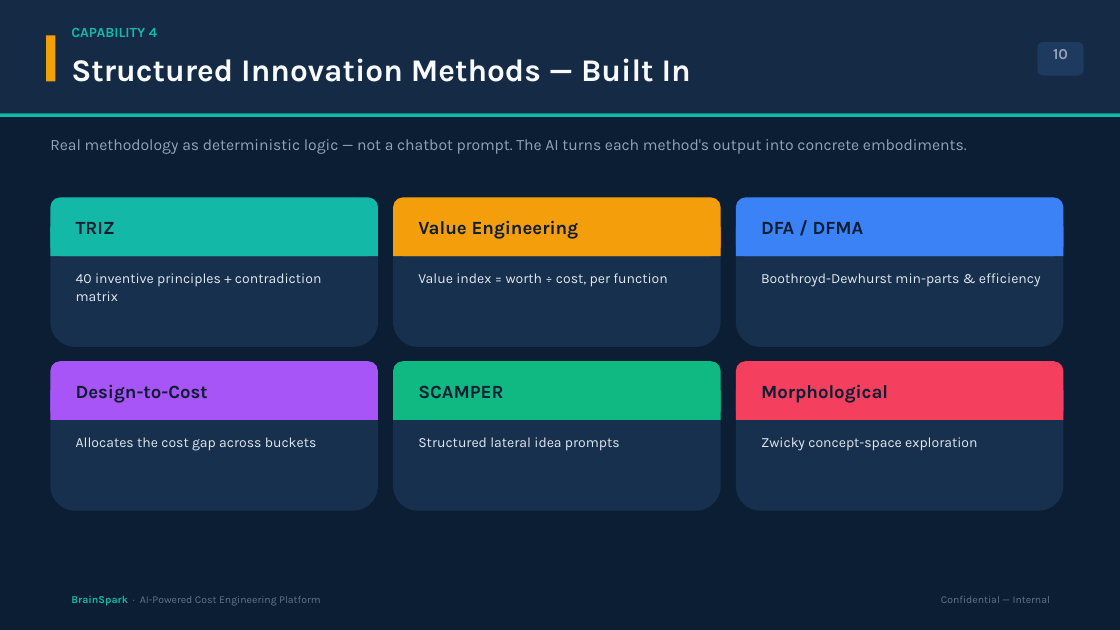
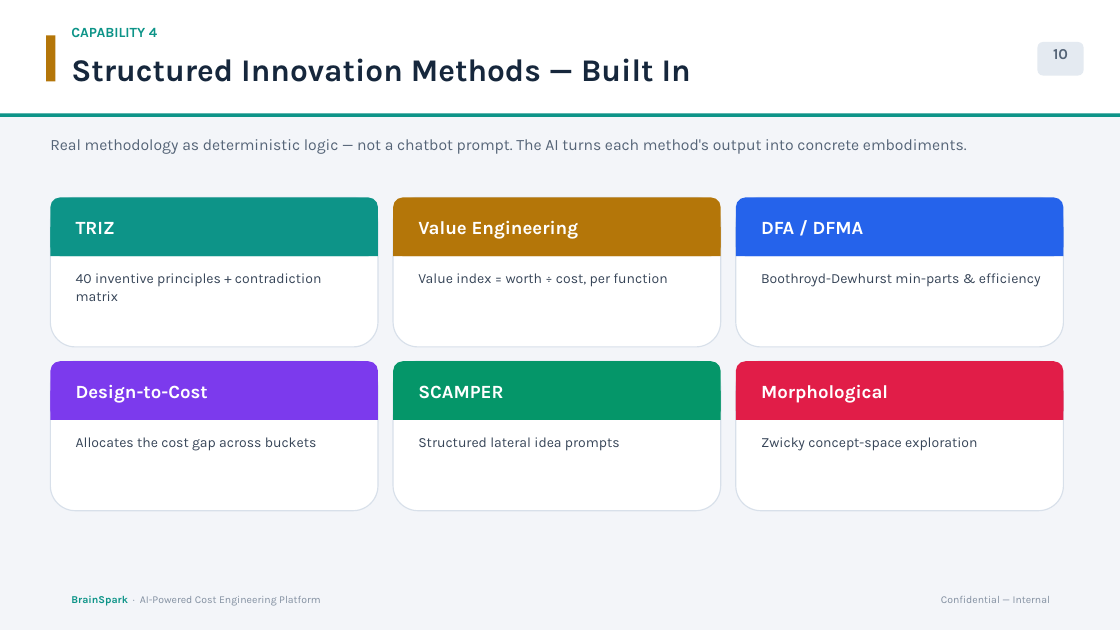
Before and after one commit to bhosaleavinash546/leamington-marathi, a slide deck: slide 10 of BrainSpark_Director_Presentation.pptx. Drawn at 1120x630 pixels with LibreOffice and Linux fonts; fonts in the diff are those of the drawing. Boxes give left, top, right and bottom in pixels: in the first picture for what was removed or moved away, otherwise in the second. Text is boxed around its words. In the diff, an @@ line names an element or a change of style, - is before the commit and + after.

```diff
--- a/BrainSpark_Director_Presentation.pptx
+++ b/BrainSpark_Director_Presentation.pptx
@@ background #0B1E33 to #F3F5F9 @@
@@ rectangle at <box>0,0,1120,113</box>: fill #142A45 to #FFFFFF @@
@@ text "CAPABILITY 4" at <box>71,27,157,37</box>: text colour #14B8A6 to #0D9488 @@
@@ fill #F59E0B to #B47609 in 3 elements at <box>393,197,721,256</box>, <box>393,227,721,256</box>, <box>46,35,55,82</box> @@
@@ text "Structured Innovation Methods — Built ..." at <box>71,58,691,82</box>: text colour #F8FAFC to #16273C @@
@@ text "10" at <box>1053,49,1068,59</box>: text colour #94A3B8 to #556477 @@
@@ rounded rectangle at <box>1038,42,1084,76</box>: fill #1E3A5F to #E4EAF1 @@
@@ text "Real methodology as deterministic logic ..." at <box>50,139,967,154</box>: text colour #94A3B8 to #556477 @@
@@ rounded rectangle at <box>736,197,1064,256</box>: fill #3B82F6 to #2563EB @@
@@ fill #14B8A6 to #0D9488 in 3 elements at <box>0,113,1120,117</box>, <box>50,197,378,256</box>, <box>50,227,378,256</box> @@
@@ rectangle at <box>736,227,1064,256</box>: fill #3B82F6 to #2563EB @@
@@ rounded rectangle at <box>50,361,378,420</box>: fill #A855F7 to #7C3AED @@
@@ rounded rectangle at <box>393,361,721,420</box>: fill #10B981 to #059669 @@
@@ fill #17304D to #FFFFFF; outline none to #D8E0EA 1 pt in 6 elements at <box>50,197,378,347</box>, <box>393,197,721,347</box>, <box>736,197,1064,347</box>, <box>50,361,378,511</box>, <box>393,361,721,511</box>, <box>736,361,1064,511</box> @@
@@ rounded rectangle at <box>736,361,1064,420</box>: fill #F43F5E to #E11D48 @@
@@ text colour #0B1E33 to #FFFFFF in 6 elements at <box>76,222,115,234</box>, <box>418,220,579,239</box>, <box>761,222,864,234</box>, <box>76,385,208,403</box>, <box>418,385,503,399</box>, <box>761,384,888,403</box> @@
@@ rectangle at <box>50,391,378,420</box>: fill #A855F7 to #7C3AED @@
@@ rectangle at <box>393,391,721,420</box>: fill #10B981 to #059669 @@
@@ rectangle at <box>736,391,1064,420</box>: fill #F43F5E to #E11D48 @@
@@ text colour #E2E8F0 to #374558 in 6 elements at <box>76,273,321,301</box>, <box>418,273,667,287</box>, <box>761,273,1041,287</box>, <box>76,437,317,451</box>, <box>418,437,620,451</box>, <box>761,437,977,451</box> @@
@@ text "BrainSpark · AI-Powered Cost Engineering ..." at <box>71,595,320,606</box>: text colour #14B8A6 to #0D9488 in "BrainSpark"; text colour #64748B to #8390A1 in "· AI-Powered Cost Engineering Platform" @@
@@ text "Confidential — Internal" at <box>941,596,1050,603</box>: text colour #64748B to #8390A1 @@
```
Also in this commit, not shown: 17 other slides changed, 1 other file.
